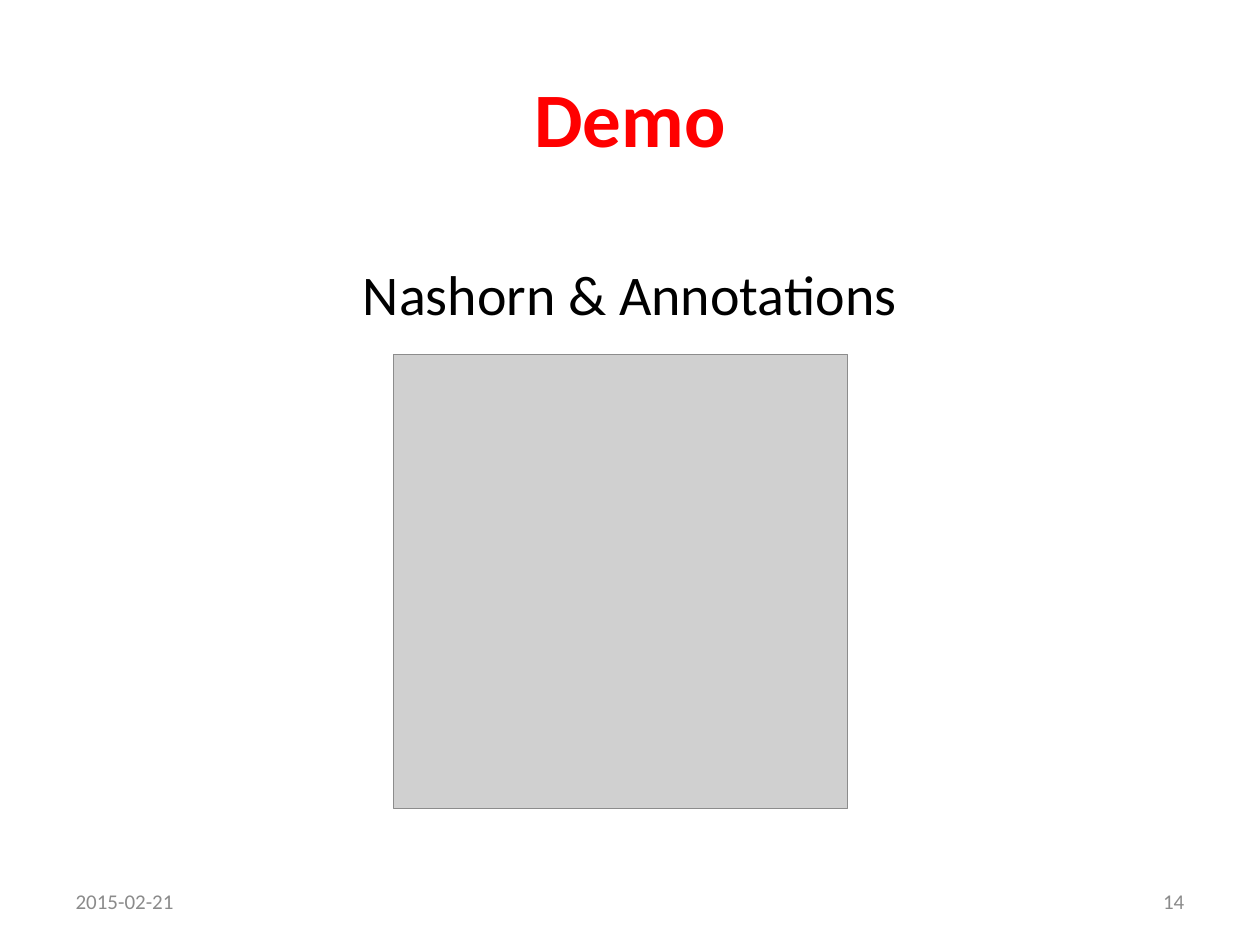
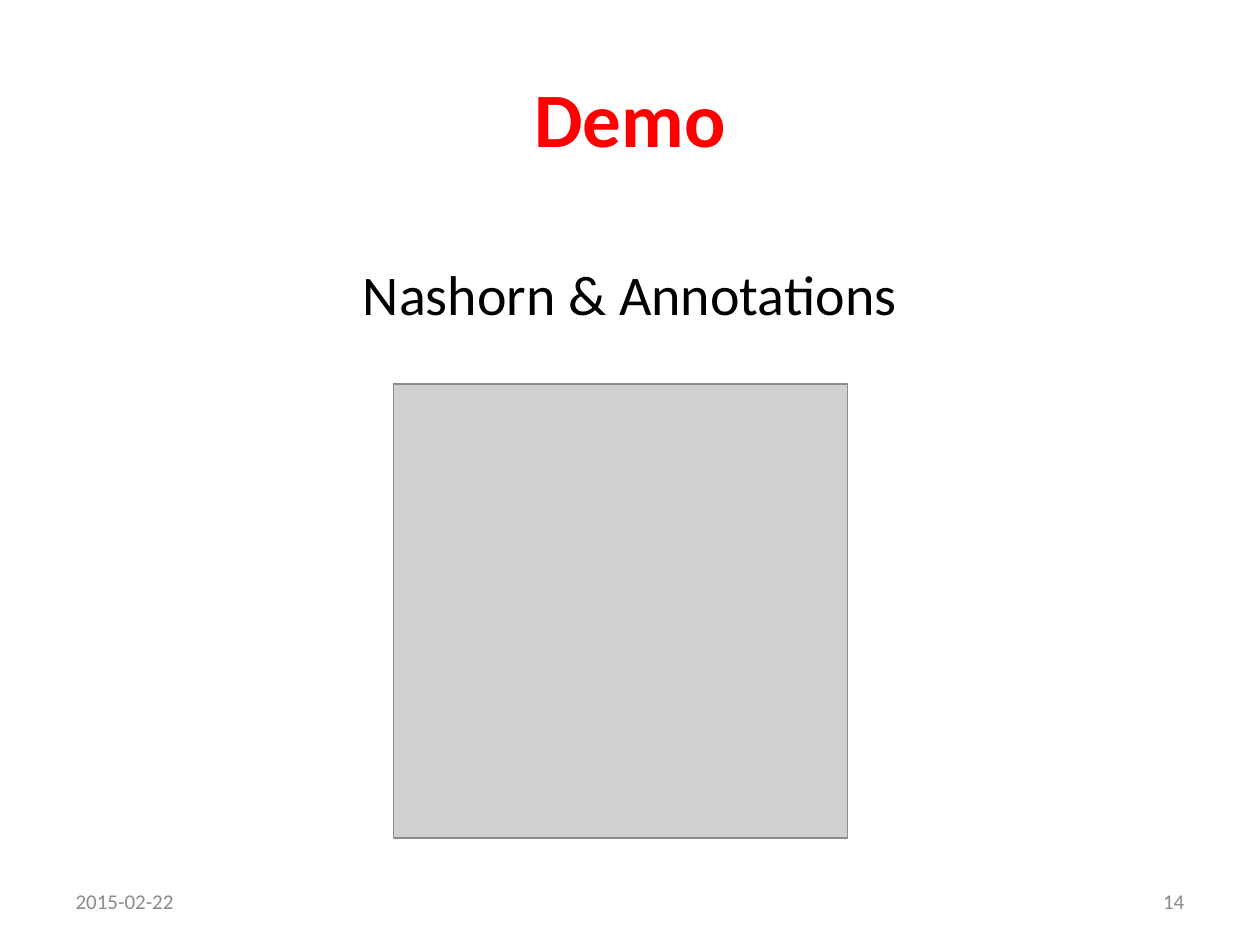
Before and after one commit to p-zalejko/jug_java8, a slide deck: slide 14 of jug.zg.java8/Java 8_prezentacja.ppsx. Drawn at 1260x945 pixels with LibreOffice and Linux fonts; fonts in the diff are those of the drawing; grey boxes stand for pictures. Boxes give left, top, right and bottom in pixels: in the first picture for what was removed or moved away, otherwise in the second. Text is boxed around its words. In the diff, an @@ line names an element or a change of style, - is before the commit and + after.

```diff
--- a/jug.zg.java8/Java 8_prezentacja.ppsx
+++ b/jug.zg.java8/Java 8_prezentacja.ppsx
@@ picture: place and size @@
-picture at [393,354,847,808]
+picture at [393,384,847,838]
@@ text at [76,895,174,909]: text changed @@
-2015-02-21
+2015-02-22
```
Also in this commit, not shown: 29 other slides changed, 12 other files.
